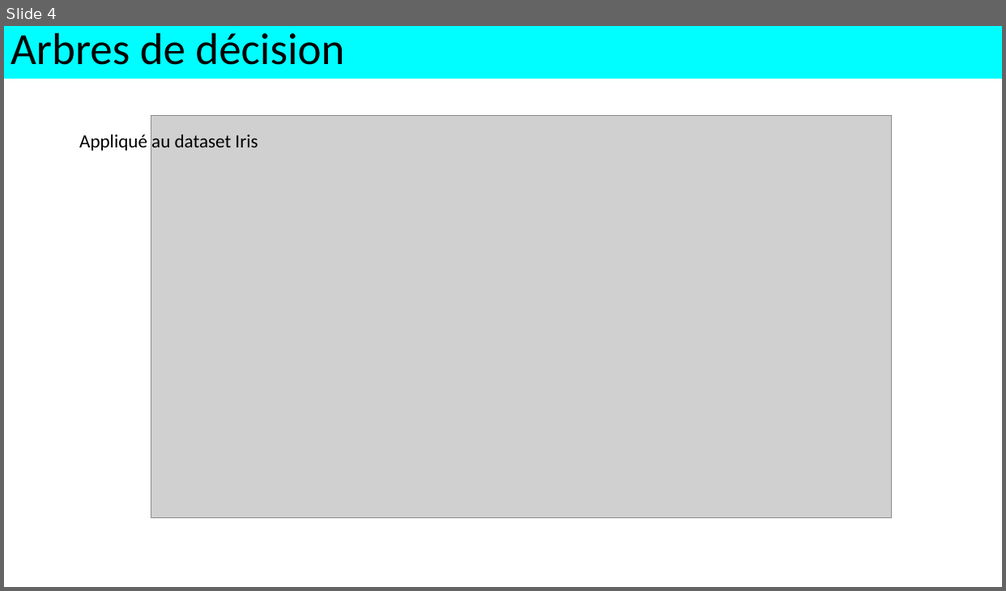
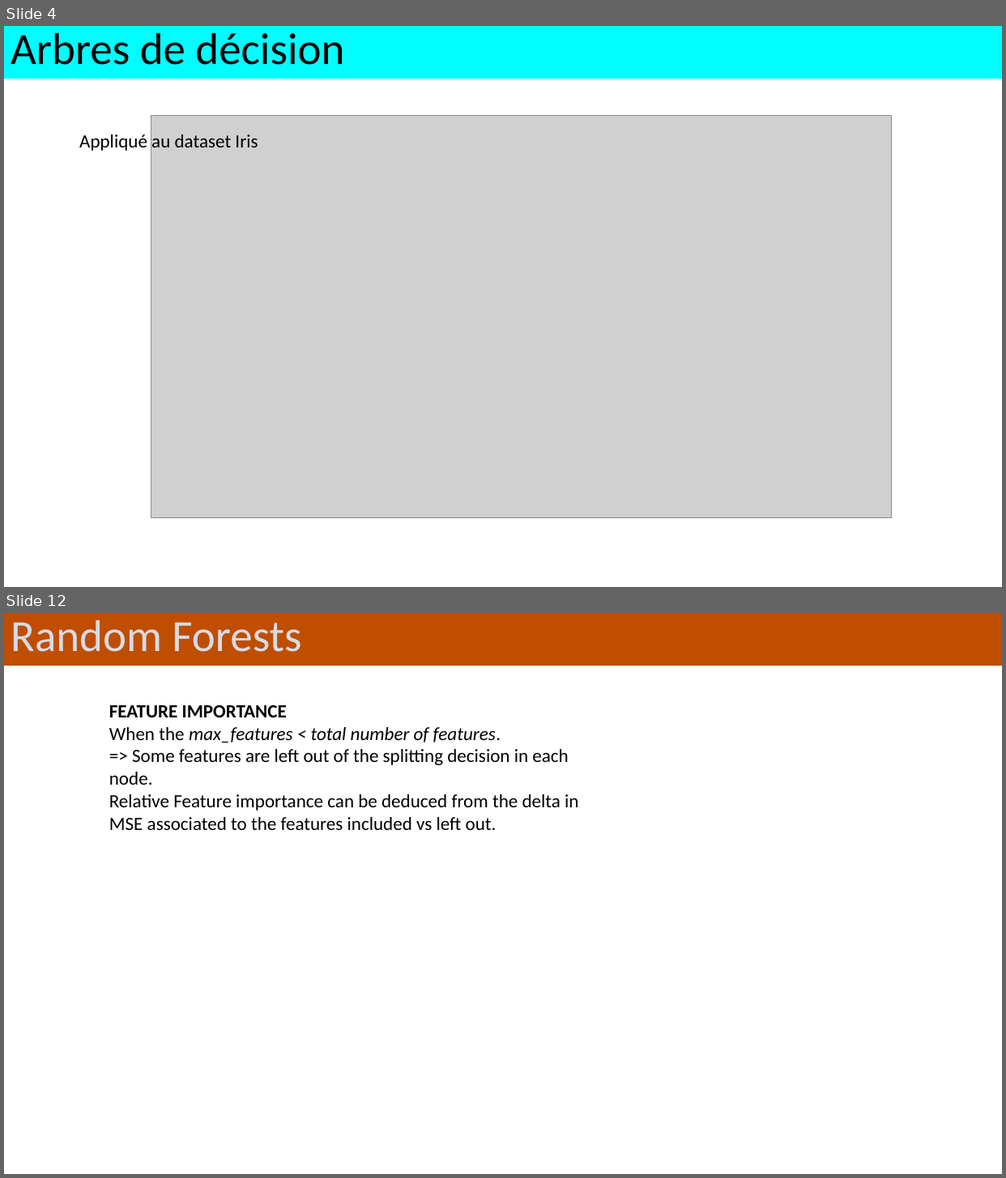
Before and after one commit to alexisperrier/XEmines_DataScience_2020, a slide deck: slides/XEM20_S1D7_random_forests.pptx. Shown one above the other, each under a label of ours: slide 4 before the commit, slides 4 and 12 after it; the slides between them are not shown. The pictures are 1006x591 and 1006x1178 pixels, drawn with LibreOffice and Linux fonts; fonts in the diff are those of the drawing; grey boxes stand for pictures. Boxes give left, top, right and bottom in pixels: in the first picture for what was removed or moved away, otherwise in the second. Text is boxed around its words. In the diff, an @@ line names an element or a change of style, - is before the commit and + after.

```diff
--- a/slides/XEM20_S1D7_random_forests.pptx
+++ b/slides/XEM20_S1D7_random_forests.pptx
@@ slide 12 added at bbox=[4, 613, 1002, 1174], background #FFFFFF @@
@@ rectangle added at bbox=[4, 613, 1002, 666], fill #C04E00, 42.9 pt, text #D6DCE5 @@
+Random Forests
@@ text added at bbox=[109, 705, 578, 830], 18 pt, text #000000 @@
+FEATURE IMPORTANCE
+When the max_features < total number of features.
+=> Some features are left out of the splitting decision in each node.
+Relative Feature importance can be deduced from the delta in MSE associated to the features included vs left out.
```
Also in this commit, not shown: 1 slide changed, 6 other slides added.
